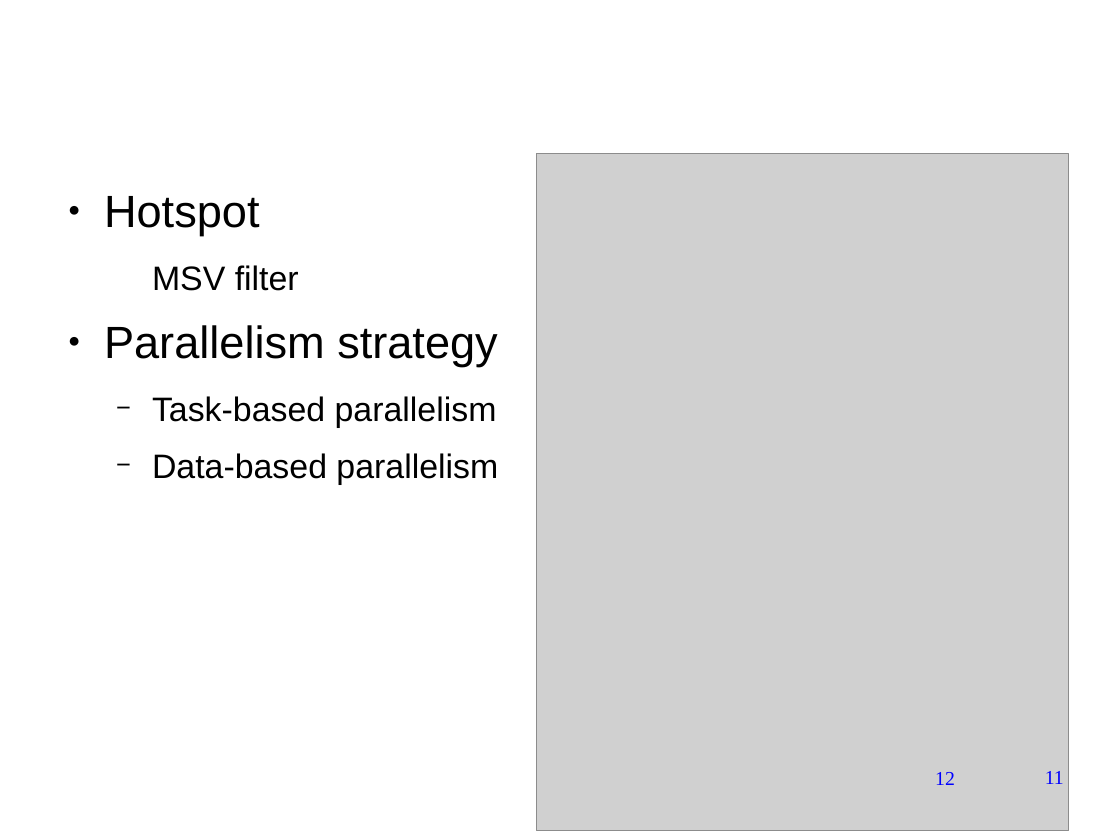
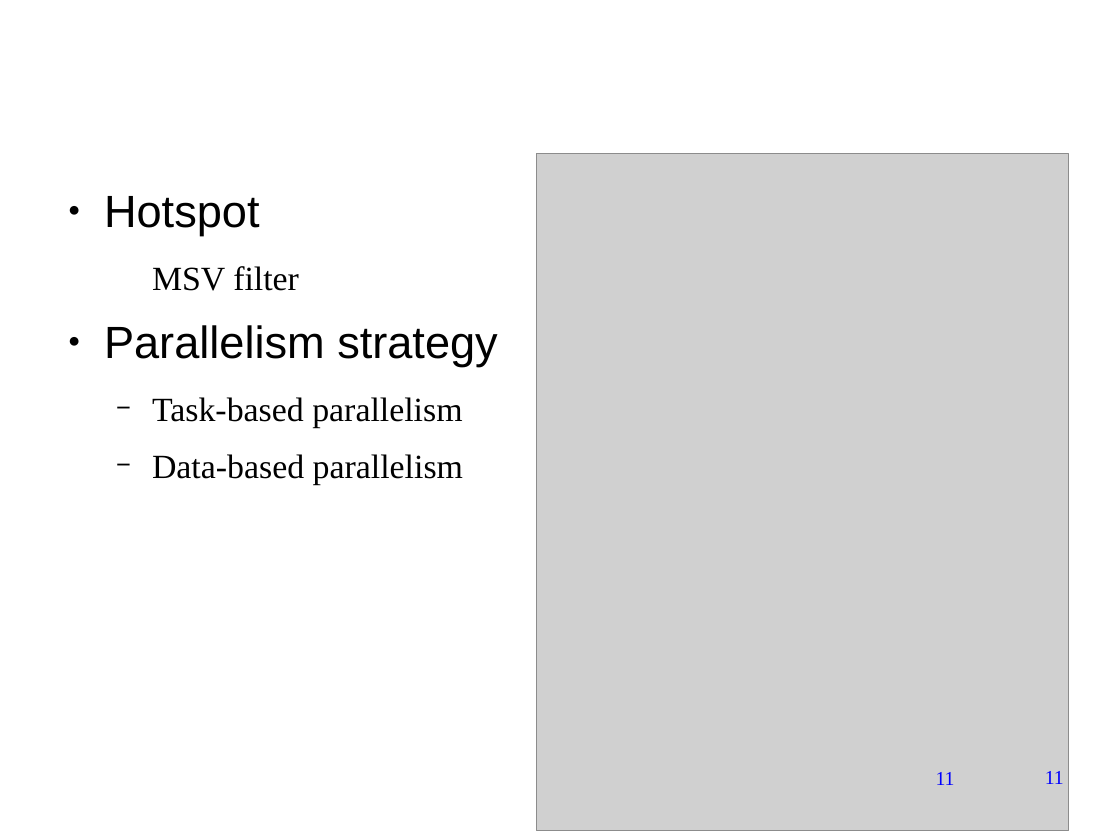
Before and after one commit to forestcheng/cudahmmsearch, a slide deck: slide 11 of thesis/thesisDefense.odp. Drawn at 1120x840 pixels with LibreOffice and Linux fonts; fonts in the diff are those of the drawing; grey boxes stand for pictures; background and template pictures are left out. Boxes give left, top, right and bottom in pixels: in the first picture for what was removed or moved away, otherwise in the second. Text is boxed around its words. In the diff, an @@ line names an element or a change of style, - is before the commit and + after.

```diff
--- a/thesis/thesisDefense.odp
+++ b/thesis/thesisDefense.odp
@@ text at (x1=152, y1=266, x2=463, y2=485): font Arial to Times New Roman in "MSV filter", "Task-based parallelism", "Data-based parallelism" @@
@@ text at (x1=936, y1=772, x2=955, y2=785): text changed @@
-12
+11
```
Also in this commit, not shown: 9 other slides changed, 1 slide removed.
